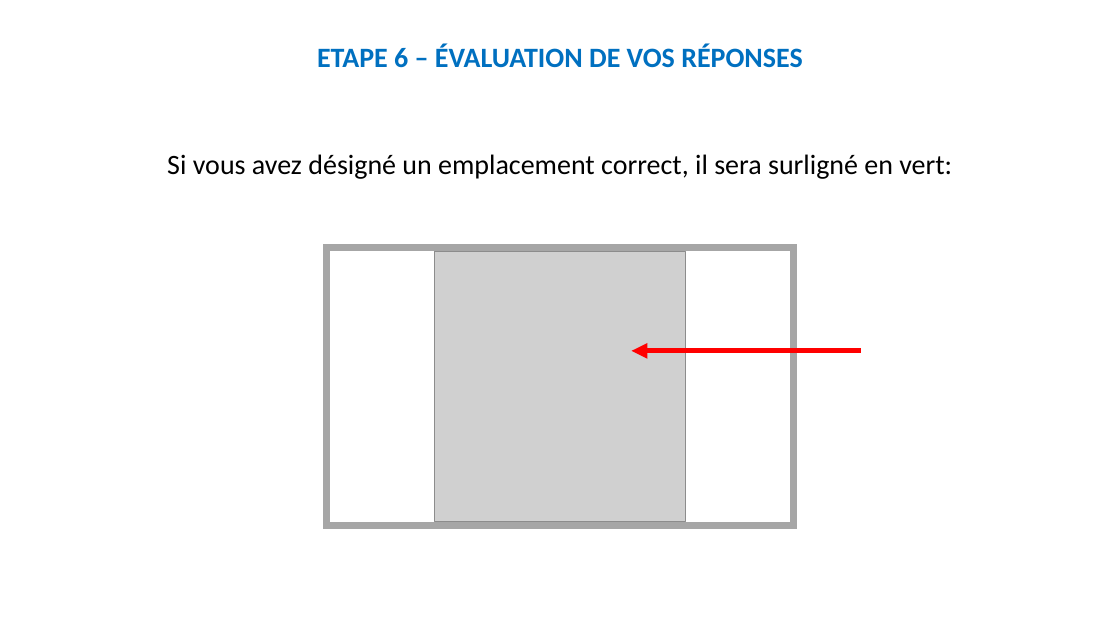
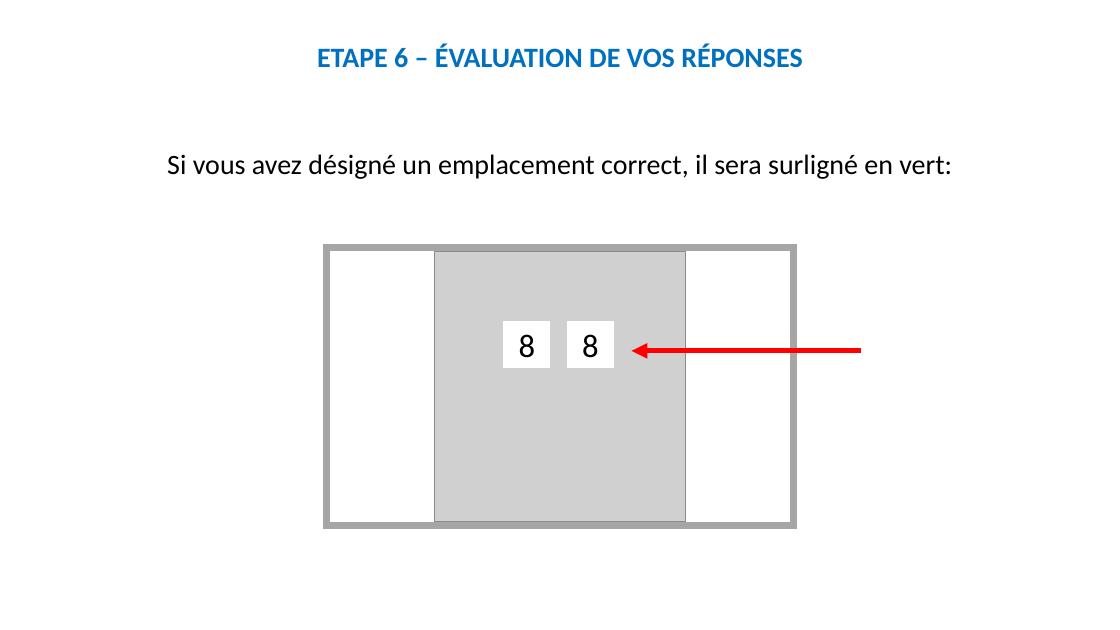
Before and after one commit to MBB-team/Online_Testing, a slide deck: slide 31 of src/SE_ELAN/Stimuli/Instructions_Rewarded.pptx. Drawn at 1120x630 pixels with LibreOffice and Linux fonts; fonts in the diff are those of the drawing; grey boxes stand for pictures. Boxes give left, top, right and bottom in pixels: in the first picture for what was removed or moved away, otherwise in the second. Text is boxed around its words. In the diff, an @@ line names an element or a change of style, - is before the commit and + after.

```diff
--- a/src/SE_ELAN/Stimuli/Instructions_Rewarded.pptx
+++ b/src/SE_ELAN/Stimuli/Instructions_Rewarded.pptx
@@ rectangle added at (x1=504, y1=322, x2=550, y2=368), fill #FFFFFF, outline #FFFFFF 1 pt @@
@@ rectangle added at (x1=568, y1=322, x2=614, y2=368), fill #FFFFFF, outline #FFFFFF 1 pt @@
@@ text added at (x1=519, y1=334, x2=536, y2=358), 28 pt, text #000000 @@
+8
@@ text added at (x1=582, y1=334, x2=599, y2=358), 28 pt, text #000000 @@
+8
```
Also in this commit, not shown: 14 other slides changed, 2 other files.
